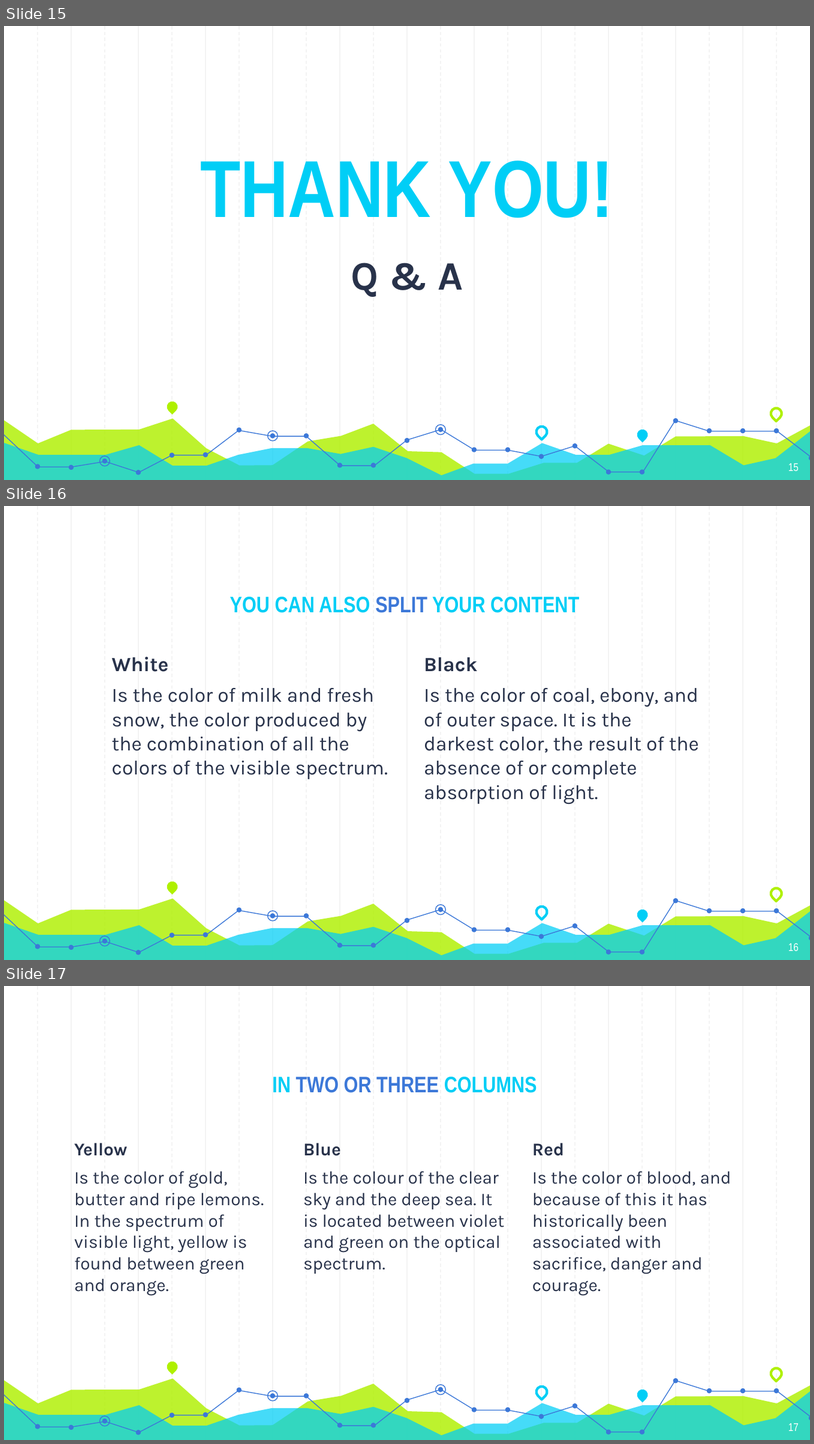
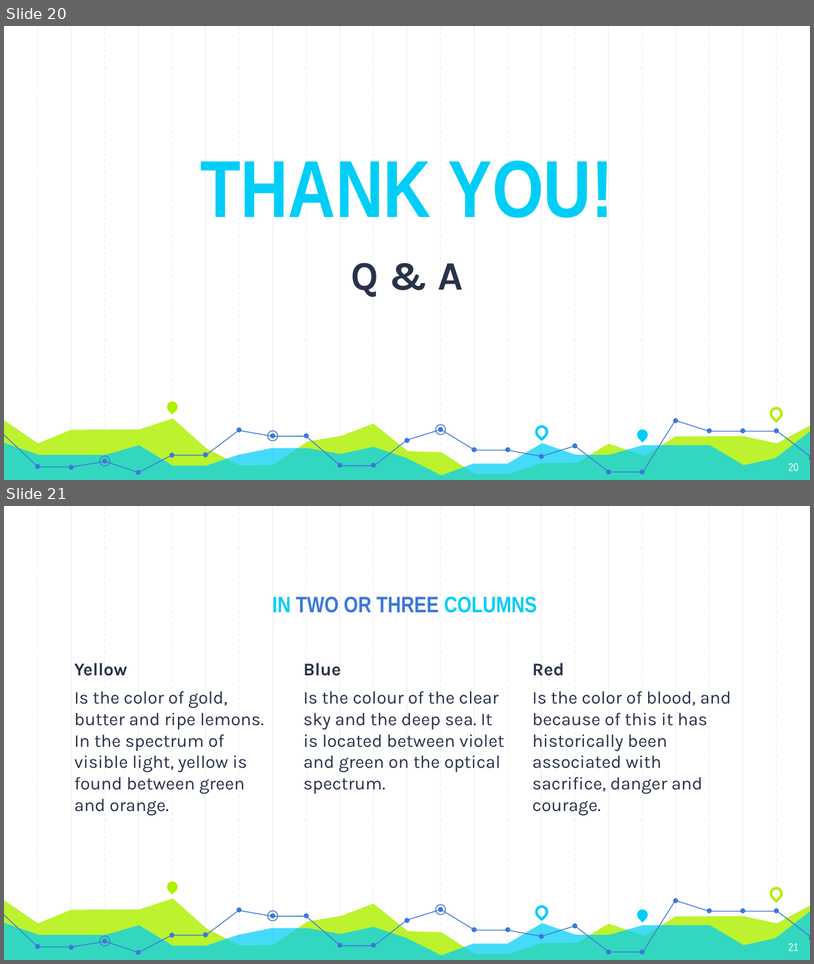
Before and after one commit to Andyayk/app, a slide deck: Graph Based Search.pptx. Shown one above the other, each under a label of ours: slides 15, 16 and 17 before the commit, slides 20 and 21 after it. The pictures are 814x1444 and 814x964 pixels, drawn with LibreOffice and Linux fonts; fonts in the diff are those of the drawing. Boxes give left, top, right and bottom in pixels: in the first picture for what was removed or moved away, otherwise in the second. Text is boxed around its words. In the diff, an @@ line names an element or a change of style, - is before the commit and + after.

```diff
--- a/Graph Based Search.pptx
+++ b/Graph Based Search.pptx
@@ slide 16 removed at (4,506,810,960), background #FFFFFF; not listed: 59 template elements that a slide beside it also shows @@
@@ title removed at (230,597,579,613) @@
-YOU CAN ALSO SPLIT YOUR CONTENT
@@ text removed at (112,657,388,779) @@
-White
-Is the color of milk and fresh snow, the color produced by the combination of all the colors of the visible spectrum.
@@ text removed at (424,657,699,804) @@
-Black
-Is the color of coal, ebony, and of outer space. It is the darkest color, the result of the absence of or complete absorption of light.
@@ page number removed at (789,943,799,951) @@
-16
@@ what was slide 15 is now slide 20 @@
@@ page number at (789,463,799,471): text changed @@
-15
+20
@@ what was slide 17 is now slide 21 @@
@@ page number at (789,943,799,951): text changed @@
-17
+21
```
Also in this commit, not shown: 8 slides changed, 6 slides added, 1 other slide removed.
